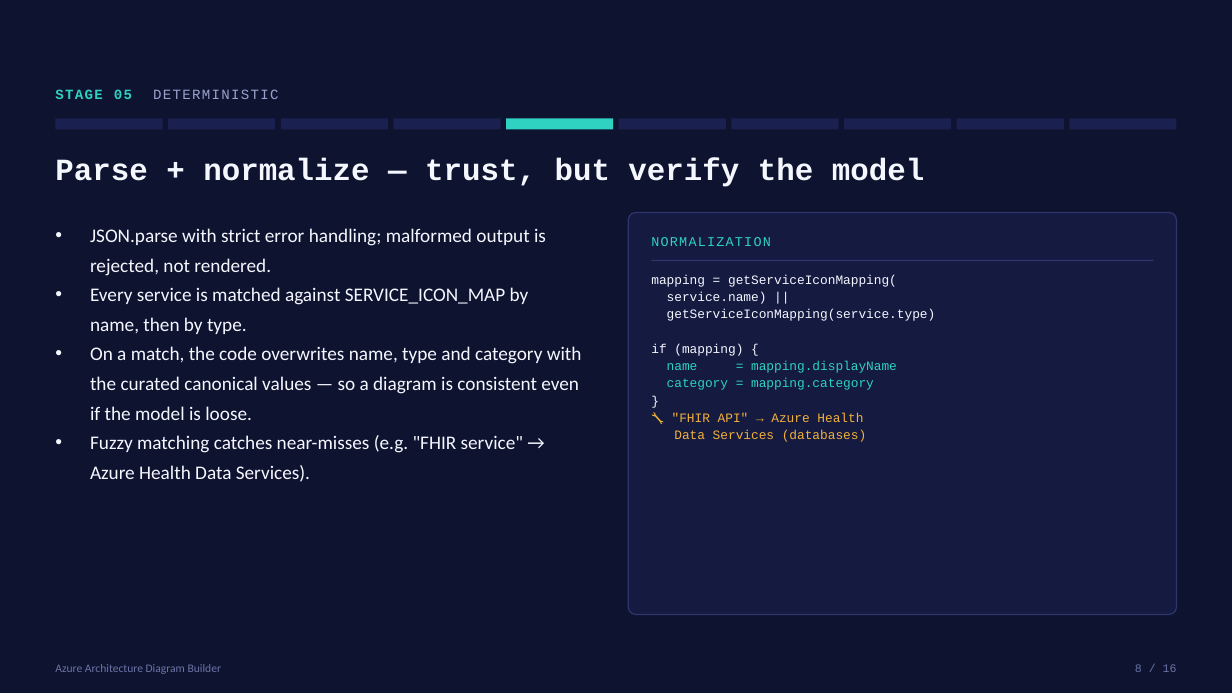
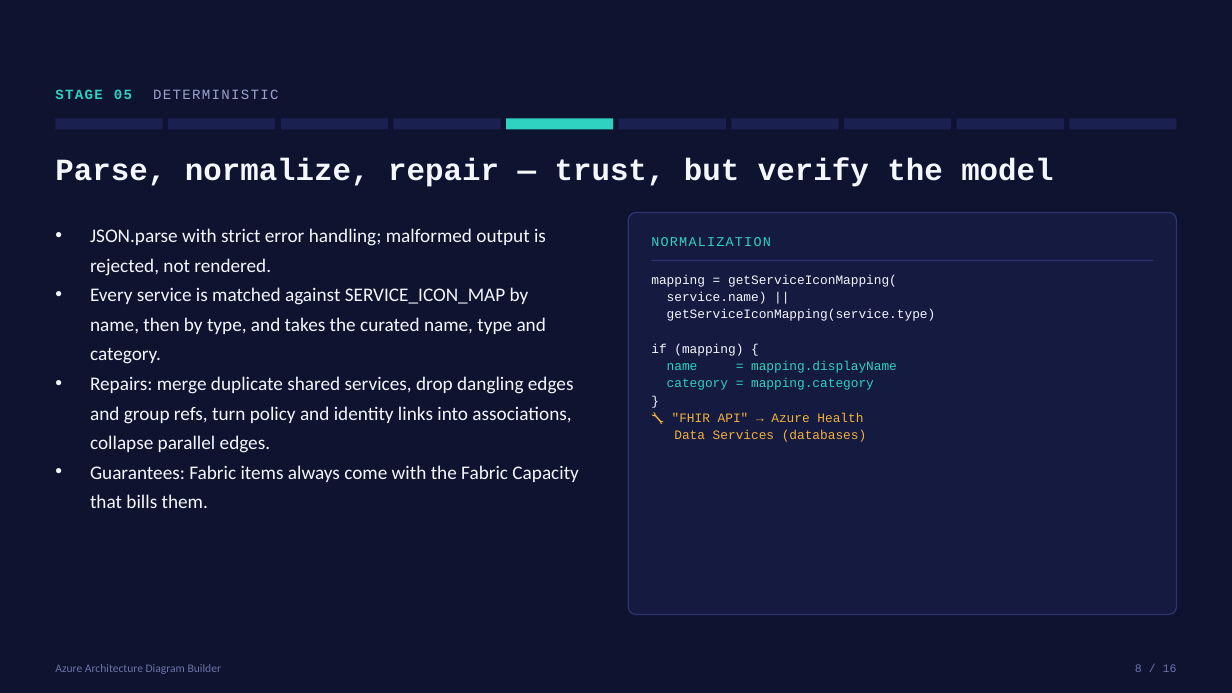
Before and after one commit to Arturo-Quiroga-MSFT/azure-architecture-diagram-builder, a slide deck: slide 8 of decks/diagram-generation/How-Diagrams-Are-Generated-Technical.pptx. Drawn at 1232x693 pixels with LibreOffice and Linux fonts; fonts in the diff are those of the drawing. Boxes give left, top, right and bottom in pixels: in the first picture for what was removed or moved away, otherwise in the second. Text is boxed around its words. In the diff, an @@ line names an element or a change of style, - is before the commit and + after.

```diff
--- a/decks/diagram-generation/How-Diagrams-Are-Generated-Technical.pptx
+++ b/decks/diagram-generation/How-Diagrams-Are-Generated-Technical.pptx
@@ text at [55,158,1053,187]: text changed @@
-Parse + normalize — trust, but verify the model
+Parse, normalize, repair — trust, but verify the model
@@ text at [90,287,578,508]: text changed @@
-• Every service is matched against SERVICE_ICON_MAP by name, then by type.
-• On a match, the code overwrites name, type and category with the curated canonical values — so a diagram is consistent even if the model is loose.
-• Fuzzy matching catches near-misses (e.g. "FHIR service" → Azure Health Data Services).
+• Every service is matched against SERVICE_ICON_MAP by name, then by type, and takes the curated name, type and category.
+• Repairs: merge duplicate shared services, drop dangling edges and group refs, turn policy and identity links into associations, collapse parallel edges.
+• Guarantees: Fabric items always come with the Fabric Capacity that bills them.
```
Also in this commit, not shown: 10 other slides changed, 8 other files.
